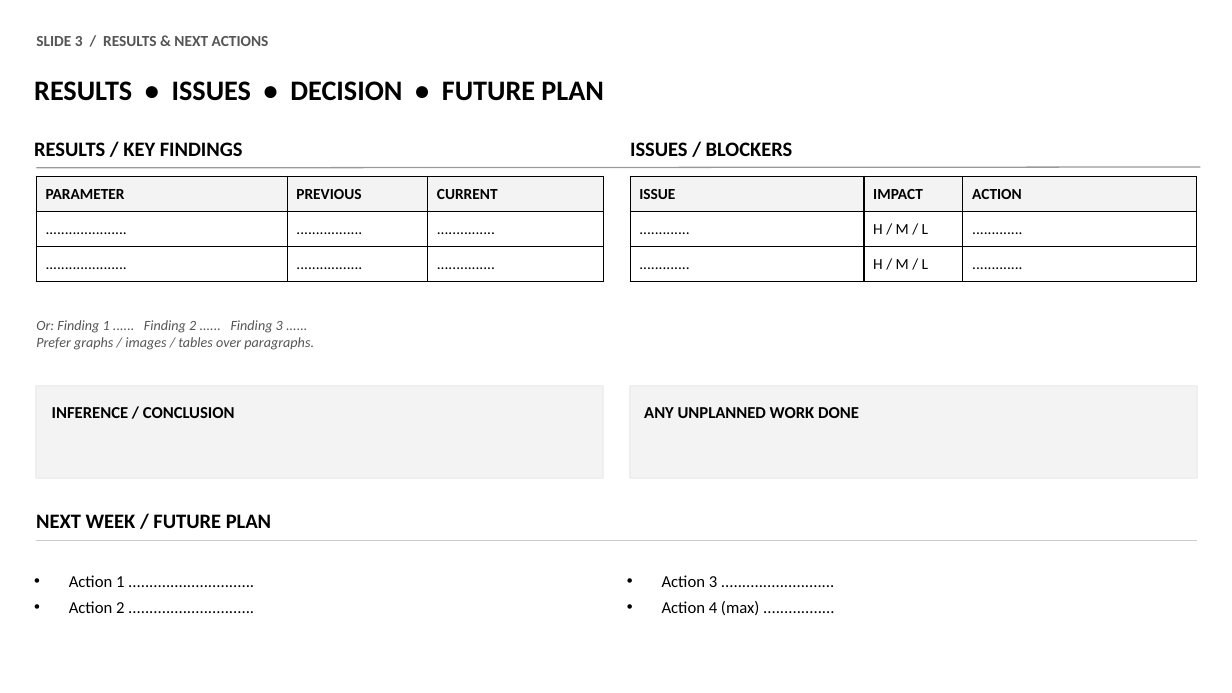
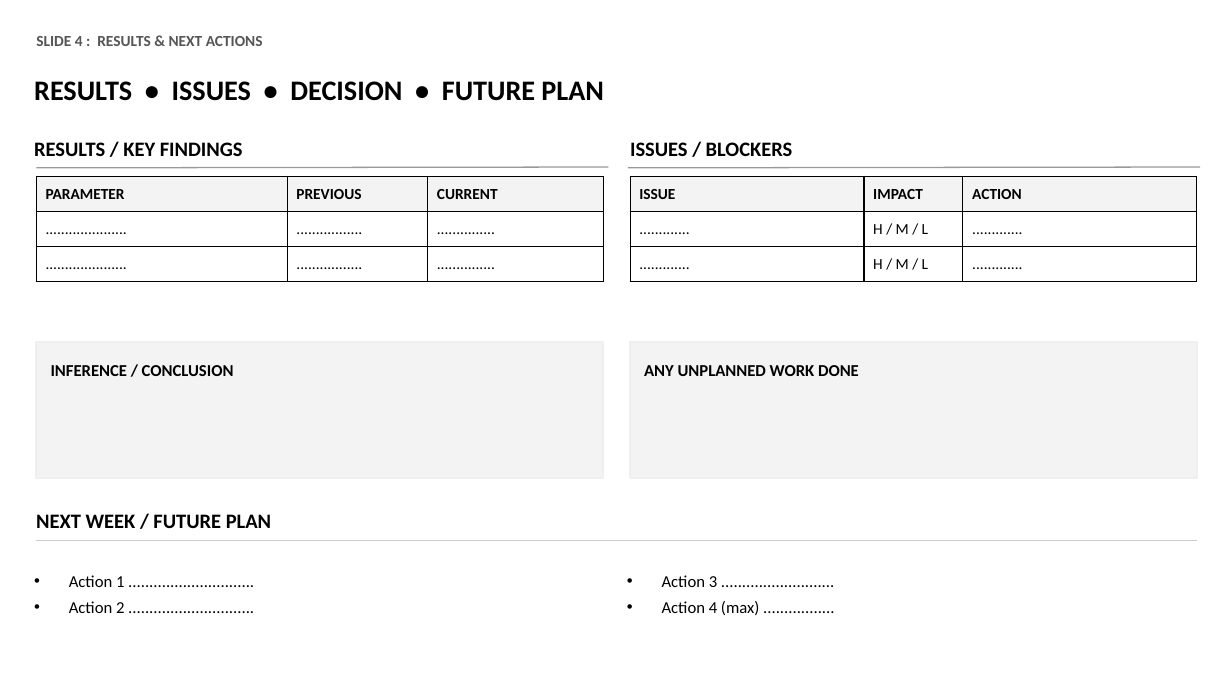
Before and after one commit to Insyratech/hr-portal-client, a slide deck: slide 4 of public/Weekly_Update_Template.pptx (slide 3 before the commit). Drawn at 1232x693 pixels with LibreOffice and Linux fonts; fonts in the diff are those of the drawing. Boxes give left, top, right and bottom in pixels: in the first picture for what was removed or moved away, otherwise in the second. Text is boxed around its words. In the diff, an @@ line names an element or a change of style, - is before the commit and + after.

```diff
--- a/public/Weekly_Update_Template.pptx
+++ b/public/Weekly_Update_Template.pptx
@@ text at [36,36,263,46]: text changed @@
-SLIDE 3 / RESULTS & NEXT ACTIONS
+SLIDE 4 : RESULTS & NEXT ACTIONS
@@ table: place and size @@
-table at [36,177,604,282]
+table at [36,177,604,480]
@@ line moved from (36, 168) - (1201, 167) to (36, 168) - (609, 167) @@
@@ line added from (628, 168) to (1201, 167), #999999 1 pt @@
@@ table: place and size @@
-table at [630,177,1197,282]
+table at [630,177,1197,480]
@@ text removed at [36,320,314,350] @@
-Or: Finding 1 ...... Finding 2 ...... Finding 3 ......
-Prefer graphs / images / tables over paragraphs.
@@ rectangle: place and size @@
-rectangle at [36,386,604,479]
+rectangle at [36,342,604,479]
@@ text "INFERENCE / CONCLUSION": place and size @@
-text "INFERENCE / CONCLUSION" at [52,407,235,418]
+text "INFERENCE / CONCLUSION" at [51,365,234,376]
@@ rectangle: place and size @@
-rectangle at [630,386,1198,479]
+rectangle at [630,342,1198,479]
@@ text "ANY UNPLANNED WORK DONE": place and size @@
-text "ANY UNPLANNED WORK DONE" at [644,407,859,418]
+text "ANY UNPLANNED WORK DONE" at [644,365,859,376]
```
Also in this commit, not shown: 3 other slides changed, 1 slide added, 2 other files.
